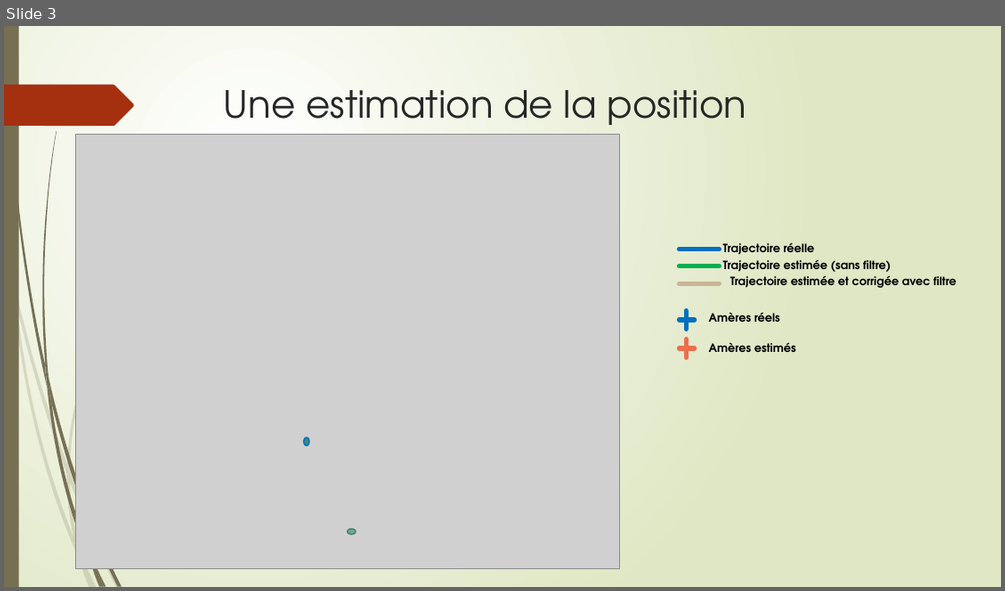
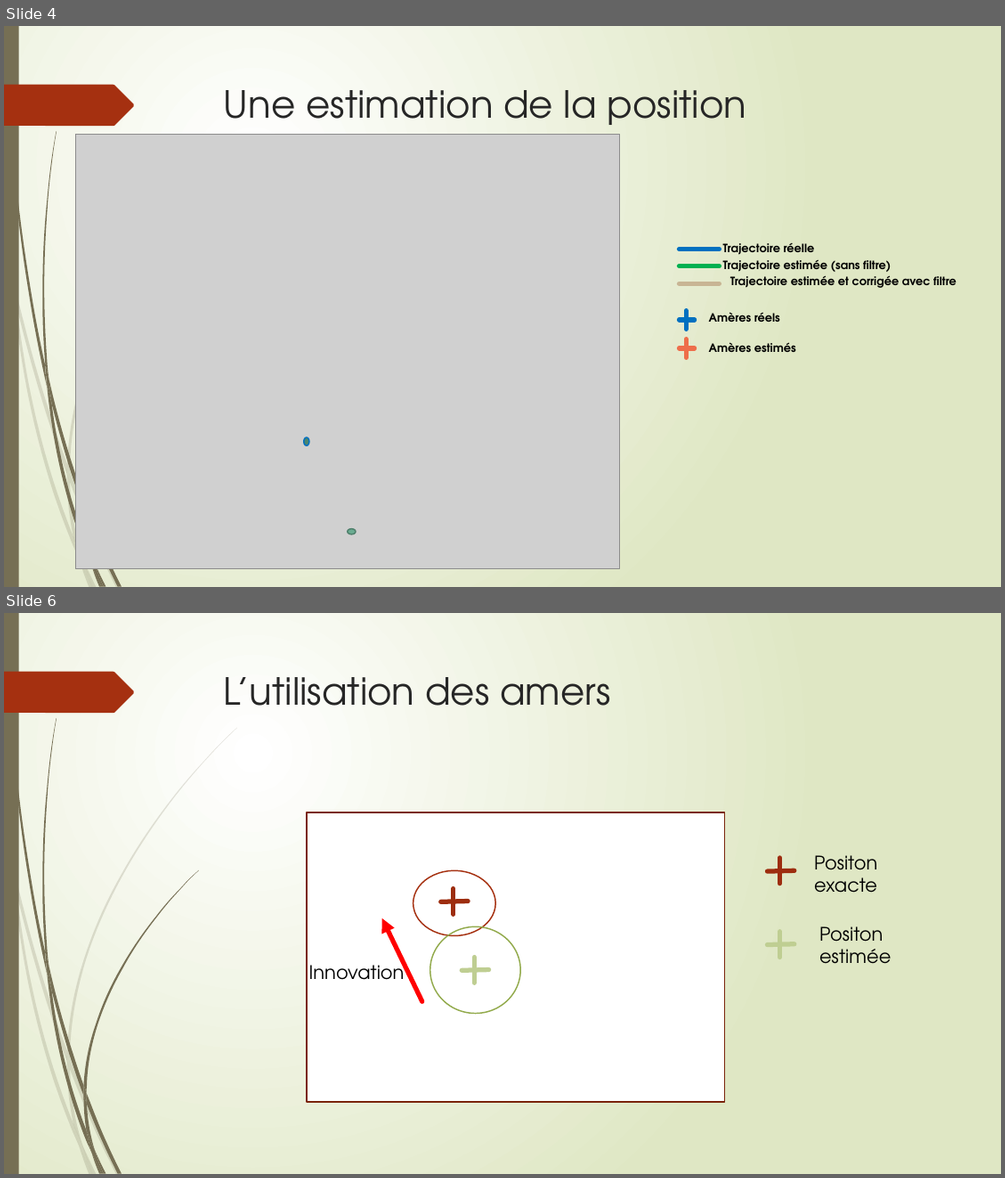
Before and after one commit to 14roiron/mareva-miniproj-slam, a slide deck: Presentation1.pptx. Shown one above the other, each under a label of ours: slide 3 before the commit, slides 4 and 6 after it; the slides between them are not shown. The pictures are 1005x591 and 1005x1178 pixels, drawn with LibreOffice and Linux fonts; fonts in the diff are those of the drawing; grey boxes stand for pictures. Boxes give left, top, right and bottom in pixels: in the first picture for what was removed or moved away, otherwise in the second. Text is boxed around its words. In the diff, an @@ line names an element or a change of style, - is before the commit and + after.

```diff
--- a/Presentation1.pptx
+++ b/Presentation1.pptx
@@ slide 6 added at bbox=[4, 613, 1001, 1174], background gradient #FFFFFF to #DFE8C4; not listed: 21 template elements that a slide beside it also shows @@
@@ title added at bbox=[224, 677, 611, 706], 36 pt, text #262626 @@
+L’utilisation des amers
@@ rectangle added at bbox=[307, 812, 725, 1102], fill #FFFFFF, outline #7A240C 1.25 pt @@
@@ freeform shape added at bbox=[83, 870, 198, 1093], fill #766F54 @@
@@ ellipse added at bbox=[413, 870, 495, 935], outline #A53010 1.25 pt @@
@@ line added from (768, 871) to (794, 870), #9E2E0F 4.5 pt @@
@@ line added from (780, 884) to (780, 858), #9E2E0F 4.5 pt @@
@@ text added at bbox=[814, 855, 877, 892], 18 pt, text #000000 @@
+Positon exacte
@@ line added from (441, 901) to (468, 900), #9E2E0F 4.5 pt @@
@@ line added from (453, 915) to (453, 889), #9E2E0F 4.5 pt @@
@@ arrow added from (422, 1001) to (382, 918), #FF0000 4.5 pt @@
@@ ellipse added at bbox=[430, 926, 521, 1013], outline #92AA4C 1.25 pt @@
@@ line added from (780, 957) to (780, 932), #BFCE92 4.5 pt @@
@@ text added at bbox=[819, 926, 890, 964], 18 pt, text #000000 @@
+Positon estimée
@@ text added at bbox=[309, 959, 404, 980], 18 pt, text #000000 @@
+Innovation
@@ line added from (474, 982) to (474, 957), #BFCE92 4.5 pt @@
@@ line added from (768, 945) to (794, 944), #BFCE92 4.5 pt @@
@@ line added from (461, 971) to (488, 970), #BFCE92 4.5 pt @@
@@ freeform shape added at bbox=[83, 1085, 86, 1103], fill #766F54 @@
@@ freeform shape added at bbox=[83, 1095, 95, 1151], fill #766F54 @@
@@ what was slide 3 is now slide 4 @@
```
Also in this commit, not shown: 2 slides changed, 2 other slides added, 2 other files.
